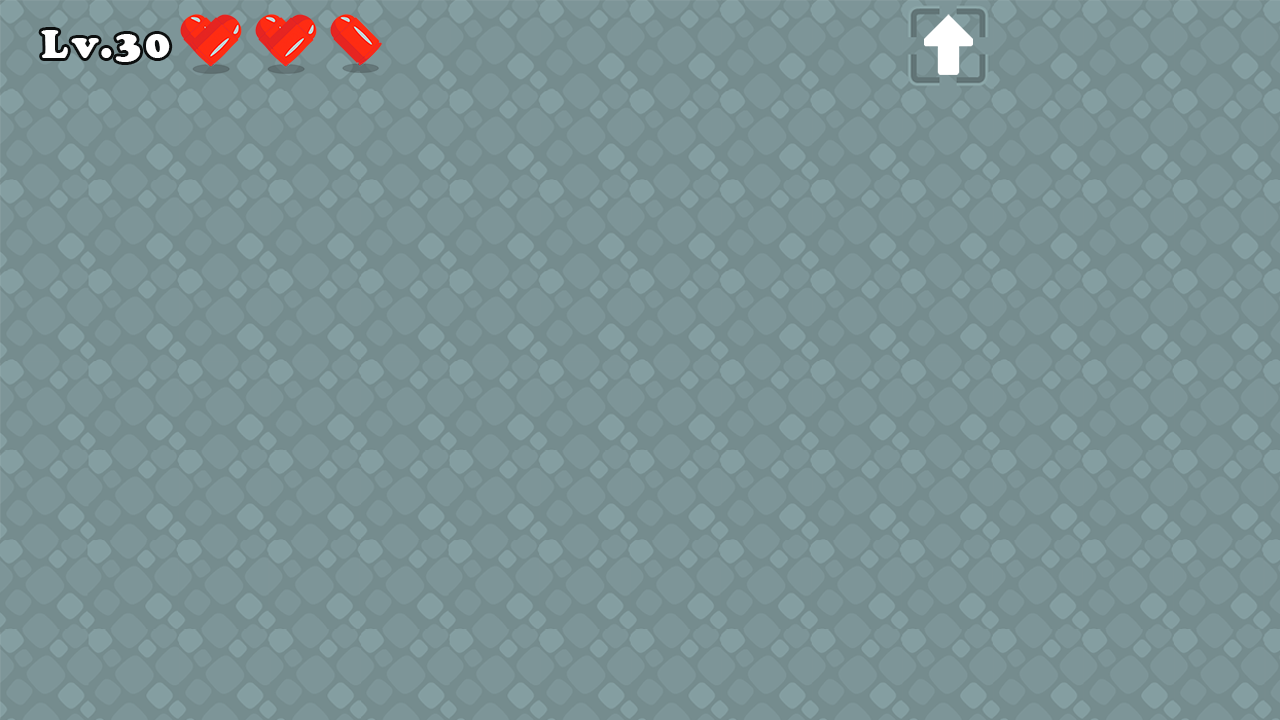
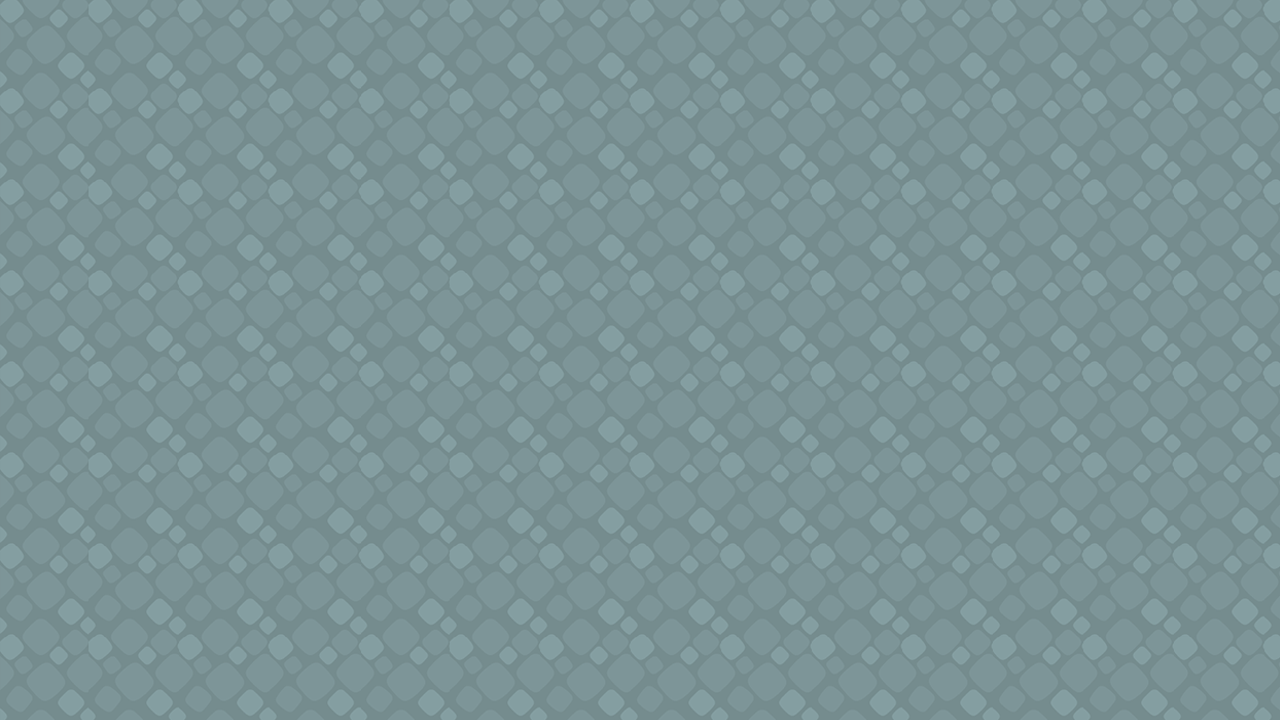
Layers edited between the first and the second 1280 × 720 image:
removed group "8" (1 layers) from group "Ground" over (0, 629, 1280, 720)
moved "ground_04 copy 6" (1st of 8, in "Ground" › "2 copy") into group "2 copy", painted on it over (0, 629, 1280, 720)
removed group "7" (1 layers) from group "Ground" over (0, 540, 1280, 632)
added group "2 copy" (2nd of 8, in "Ground") with 15 layers in group "Ground" over (0, 546, 1280, 637)
moved "ground_04 copy 6" (2nd of 8, in "Ground" › "2 copy") into group "2 copy", painted on it over (0, 540, 1280, 637)
removed group "6" (1 layers) from group "Ground" over (0, 450, 1280, 542)
added group "2 copy" (3rd of 8, in "Ground") with 15 layers in group "Ground" over (0, 455, 1280, 546)
moved "ground_04 copy 6" (3rd of 8, in "Ground" › "2 copy") into group "2 copy", painted on it over (0, 450, 1280, 546)
removed group "5" (1 layers) from group "Ground" over (0, 361, 1280, 453)
added group "2 copy" (4th of 8, in "Ground") with 15 layers in group "Ground" over (0, 364, 1280, 455)
moved "ground_04 copy 6" (4th of 8, in "Ground" › "2 copy") into group "2 copy", painted on it over (0, 361, 1280, 455)
removed group "4" (1 layers) from group "Ground" over (0, 271, 1280, 362)
added group "2 copy" (5th of 8, in "Ground") with 15 layers in group "Ground" over (0, 273, 1280, 364)
moved "ground_04 copy 6" (5th of 8, in "Ground" › "2 copy") into group "2 copy", painted on it over (0, 271, 1280, 364)
removed group "3" (1 layers) from group "Ground" over (0, 180, 1280, 272)
added group "2 copy" (6th of 8, in "Ground") with 15 layers in group "Ground" over (0, 182, 1280, 273)
moved "ground_04 copy 6" (6th of 8, in "Ground" › "2 copy") into group "2 copy", painted on it over (0, 180, 1280, 273)
removed group "1" (1 layers) from group "Ground" over (0, 0, 1280, 91)
renamed "ground_01" to "Layer 15", moved it out of group "1", painted on it over (0, 0, 1280, 720)
…and 11 more changes (4 added, 1 removed, 1 stack, 5 visibility)
